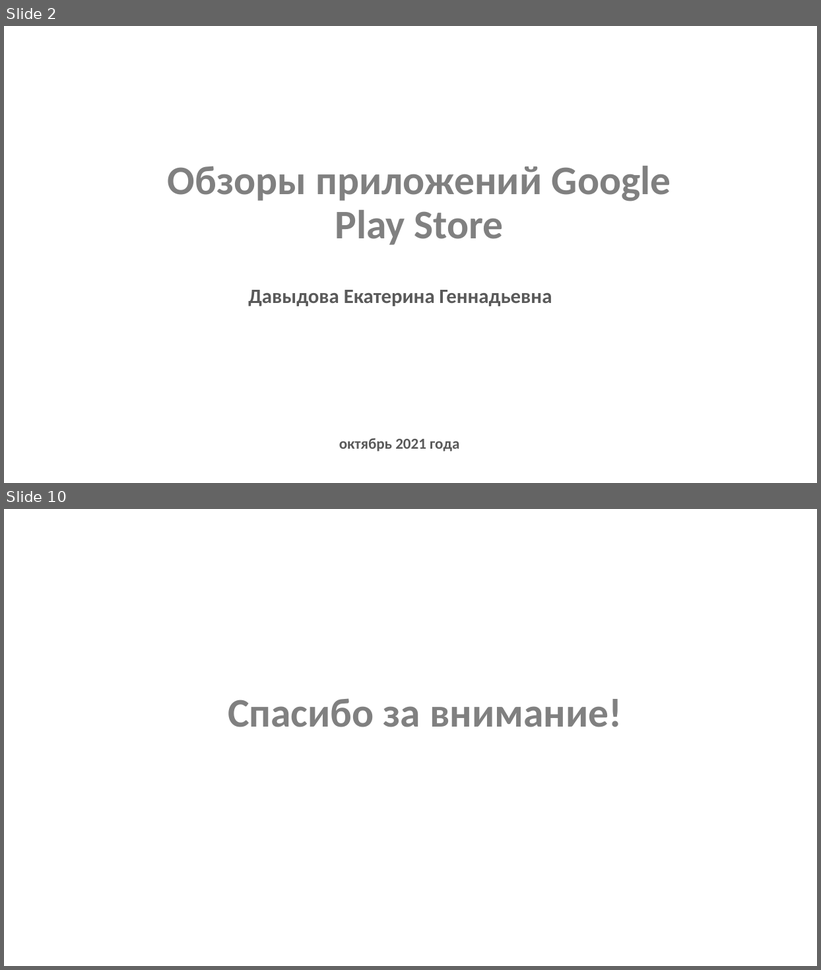
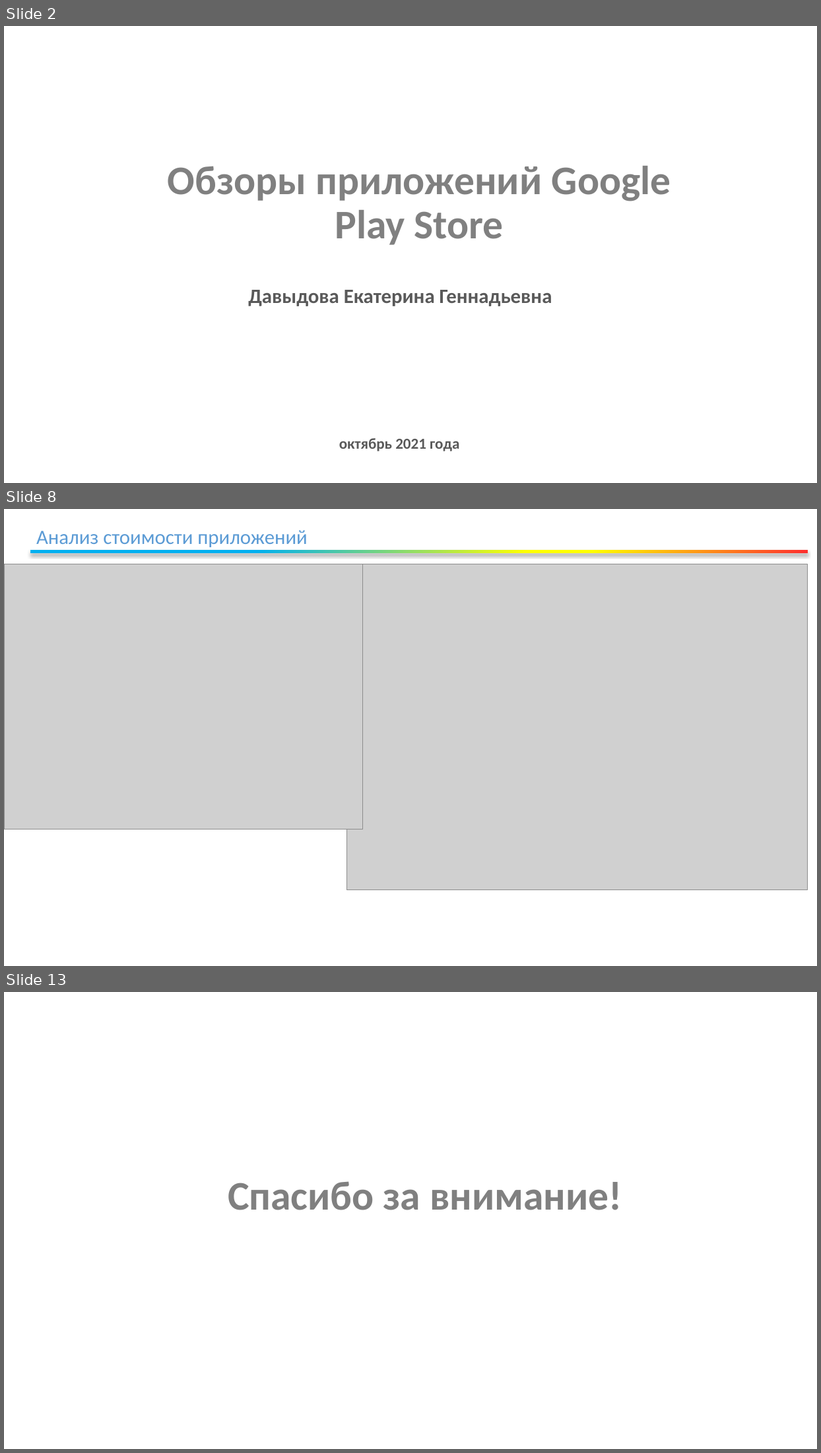
Before and after one commit to KatenokDav/data-analyst-python-course, a slide deck: final school project DA/Final school project DA(presentation).pptx. Shown one above the other, each under a label of ours: slides 2 and 10 before the commit, slides 2, 8 and 13 after it; the slides between them are not shown. The pictures are 821x970 and 821x1453 pixels, drawn with LibreOffice and Linux fonts; fonts in the diff are those of the drawing; grey boxes stand for pictures; background and template pictures are left out. Boxes give left, top, right and bottom in pixels: in the first picture for what was removed or moved away, otherwise in the second. Text is boxed around its words. In the diff, an @@ line names an element or a change of style, - is before the commit and + after.

```diff
--- a/final school project DA/Final school project DA(presentation).pptx
+++ b/final school project DA/Final school project DA(presentation).pptx
@@ slide 8 added at [4,509,817,966], background #FFFFFF @@
@@ text added at [36,530,307,547], 24 pt, text #5B9BD5 @@
+Анализ стоимости приложений
@@ picture added at [4,564,362,830] @@
@@ rectangle added at [30,550,807,553], fill gradient #FF2F2F to #FFFF00 to #00B0F0 @@
@@ picture added at [347,564,807,890] @@
@@ what was slide 10 is now slide 13 @@
```
Also in this commit, not shown: 6 slides changed, 3 other slides added, 1 slide removed.
